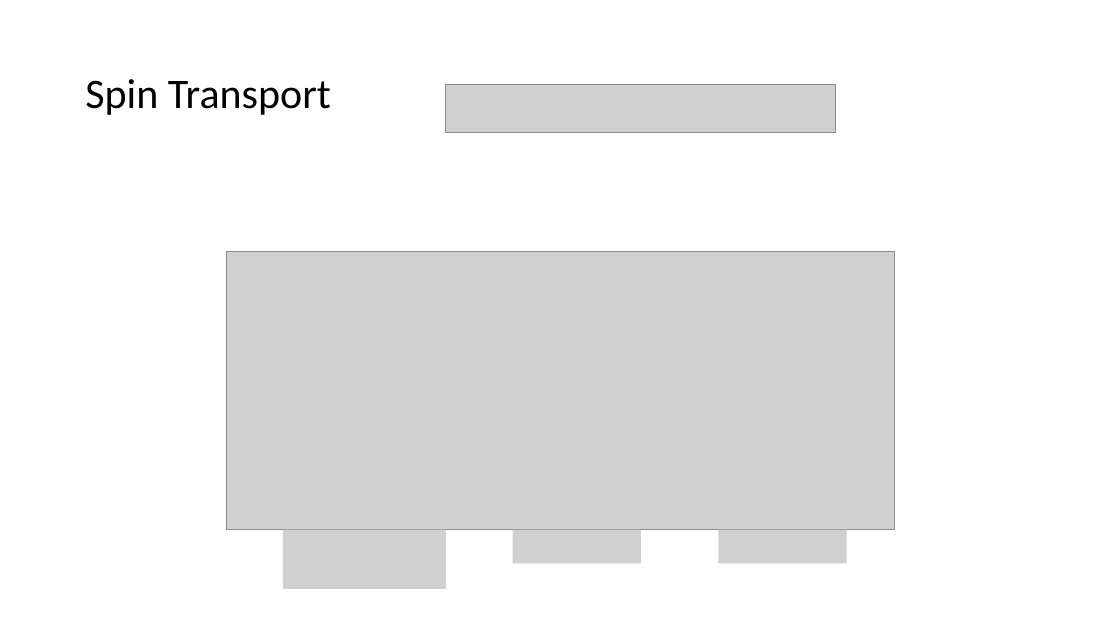
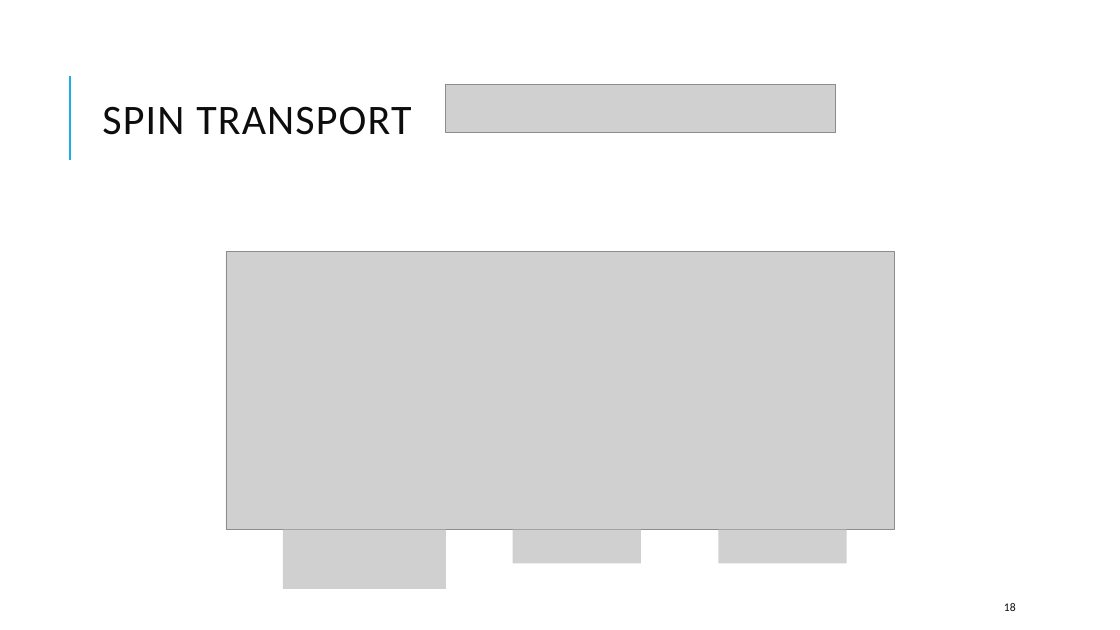
Before and after one commit to kwang0/KPZ-Project, a slide deck: slide 18 of EPiQS Presentation.pptx. Drawn at 1120x630 pixels with LibreOffice and Linux fonts; fonts in the diff are those of the drawing; grey boxes stand for pictures. Boxes give left, top, right and bottom in pixels: in the first picture for what was removed or moved away, otherwise in the second. Text is boxed around its words. In the diff, an @@ line names an element or a change of style, - is before the commit and + after.

```diff
--- a/EPiQS Presentation.pptx
+++ b/EPiQS Presentation.pptx
@@ line added from (70, 160) to (70, 76), #1CADE4 1.5 pt @@
@@ title at <box>102,106,411,135</box>: text changed; text colour #000000 to #0D0D0D @@
-Spin Transport
+SPIN TRANSPORT
@@ page number added at <box>1004,603,1016,611</box>, 10 pt, text #0D0D0D @@
+18
```
Also in this commit, not shown: 18 other slides changed, 3 slides added, 1 slide removed, 12 other files.
